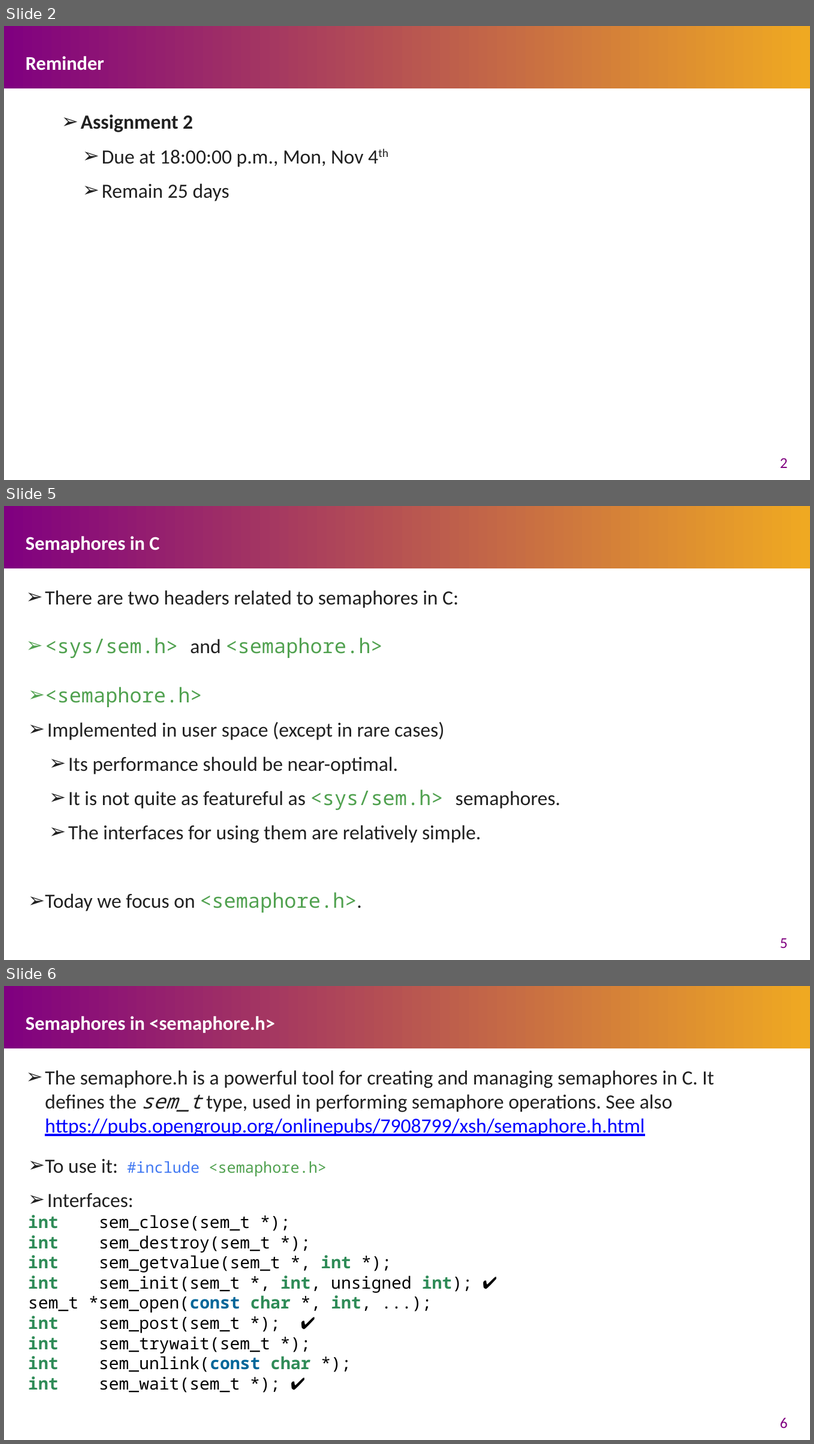
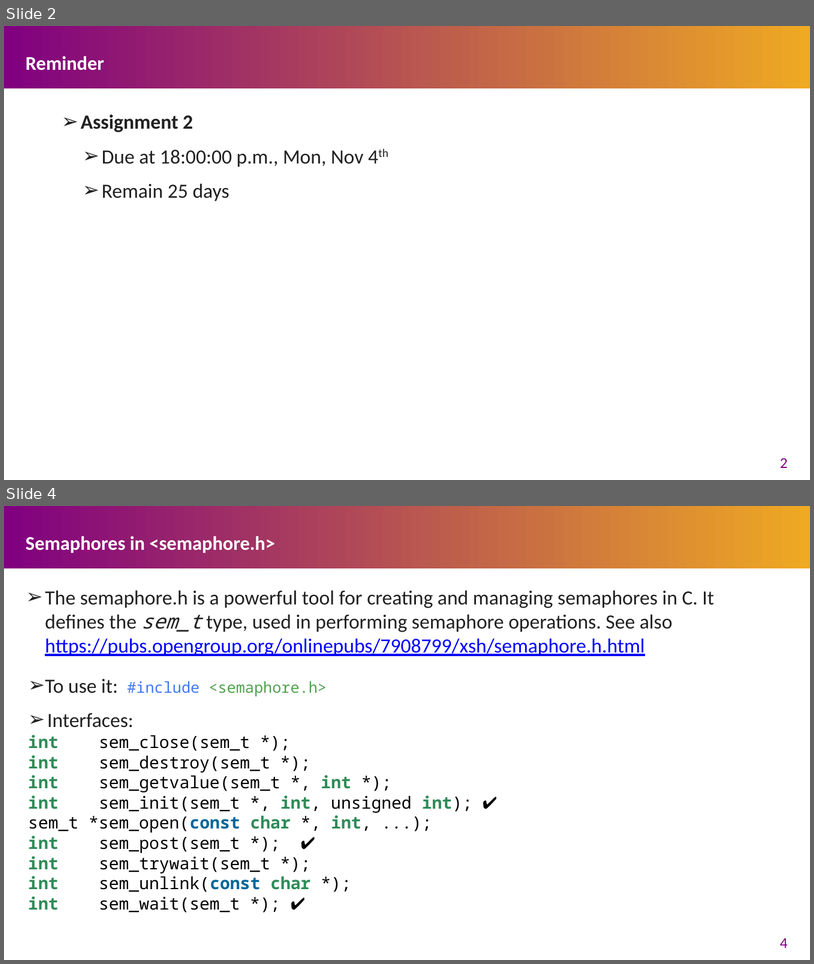
Before and after one commit to henryhxu/CSCI3150, a slide deck: tutorial/T06/tut06.pptx. Shown one above the other, each under a label of ours: slides 2, 5 and 6 before the commit, slides 2 and 4 after it; the slides between them are not shown. The pictures are 814x1444 and 814x964 pixels, drawn with LibreOffice and Linux fonts; fonts in the diff are those of the drawing. Boxes give left, top, right and bottom in pixels: in the first picture for what was removed or moved away, otherwise in the second. Text is boxed around its words. In the diff, an @@ line names an element or a change of style, - is before the commit and + after.

```diff
--- a/tutorial/T06/tut06.pptx
+++ b/tutorial/T06/tut06.pptx
@@ slide 5 removed at box(4, 506, 810, 960), background #FFFFFF; not listed: 1 template element that a slide beside it also shows @@
@@ title removed at box(26, 536, 159, 553) @@
-Semaphores in C
@@ text removed at box(45, 590, 459, 658) @@
-➢ There are two headers related to semaphores in C:
-➢ <sys/sem.h> and <semaphore.h>
@@ text removed at box(45, 687, 561, 912) @@
-➢ <semaphore.h>
-➢ Implemented in user space (except in rare cases)
-  ➢ Its performance should be near-optimal.
-  ➢ It is not quite as featureful as <sys/sem.h> semaphores.
-  ➢ The interfaces for using them are relatively simple.
-➢ Today we focus on <semaphore.h>.
@@ page number removed at box(780, 937, 788, 948) @@
-5
@@ what was slide 6 is now slide 4 @@
@@ page number at box(780, 937, 788, 948): text changed @@
-6
+4
```
Also in this commit, not shown: 1 slide changed, 1 other slide removed.
